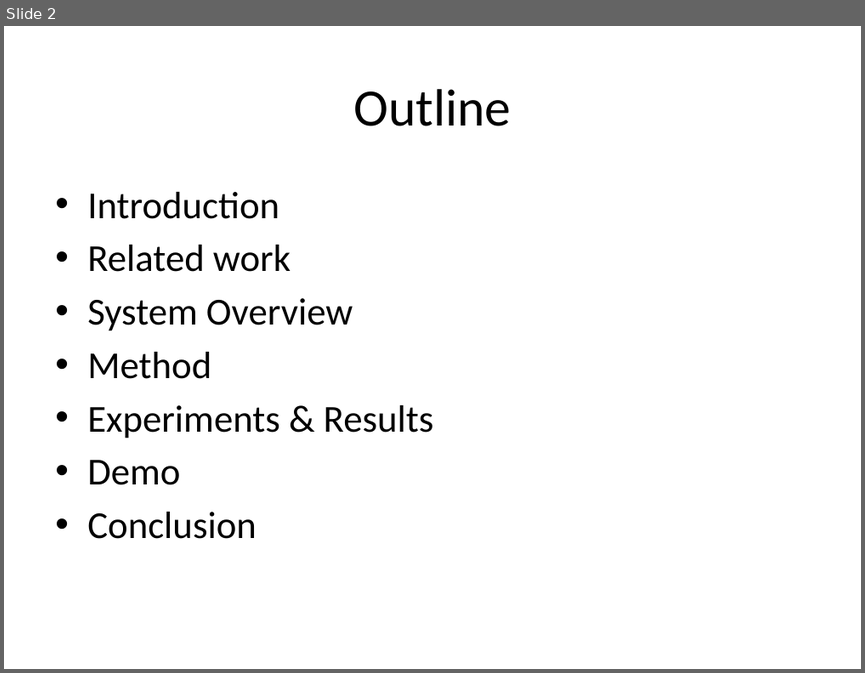
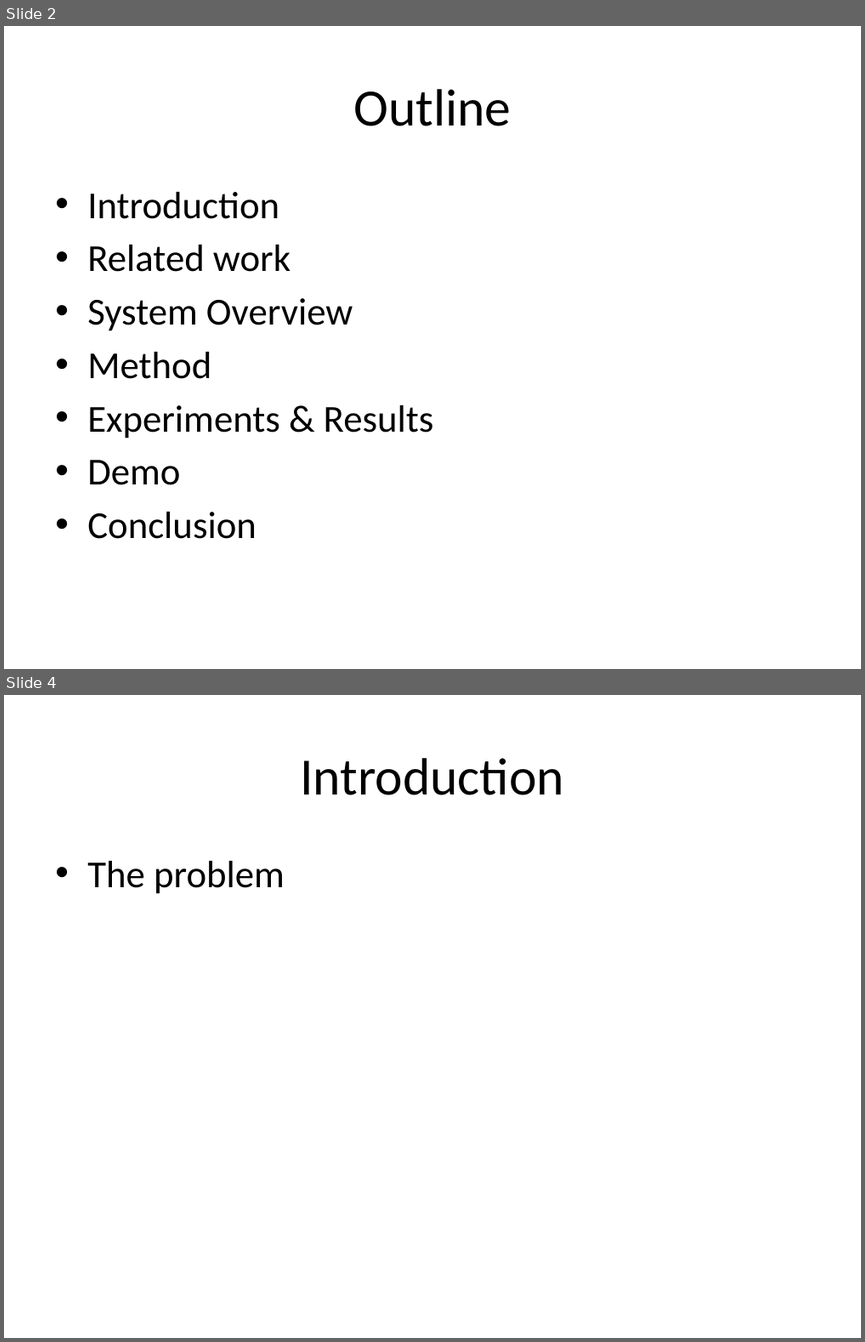
Before and after one commit to shane7226107/defense, a slide deck: Presentation1.pptx. Shown one above the other, each under a label of ours: slide 2 before the commit, slides 2 and 4 after it; the slides between them are not shown. The pictures are 865x673 and 865x1342 pixels, drawn with LibreOffice and Linux fonts; fonts in the diff are those of the drawing. Boxes give left, top, right and bottom in pixels: in the first picture for what was removed or moved away, otherwise in the second. Text is boxed around its words. In the diff, an @@ line names an element or a change of style, - is before the commit and + after.

Commit message:
123

```diff
--- a/Presentation1.pptx
+++ b/Presentation1.pptx
@@ slide 4 added at (x1=4, y1=695, x2=861, y2=1338), background #FFFFFF @@
@@ title added at (x1=300, y1=758, x2=564, y2=795), 44 pt, text #000000 @@
+Introduction
@@ text added at (x1=87, y1=861, x2=284, y2=894), 32 pt, text #000000 @@
+• The problem
```
Also in this commit, not shown: 1 other slide added.
